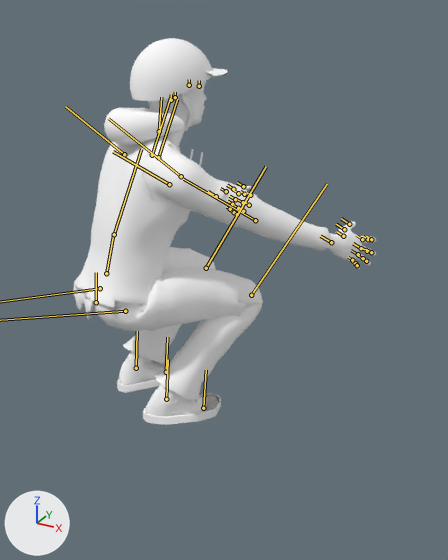
A saved change to the glTF model assets/models/rider.glb.
Camera for both pictures: a camera (50 mm lens) standing at (1.219, -1.39, 1.741) and looking at (0.254, 0.364, 0.864). Arrows for +X, +Y and +Z are at lower left; the lights stay in place. The picture after the commit comes second. Both versions are drawn at frame 0 of the action 'kickless'; the numbers are the values there. The bones that change, and the others that lie on the model, are drawn over the model as lines.

Objects in the first picture: 'arms_skin', 'body', 'hair', 'helmet_1', 'helmet_2', 'legs_skin', 'pants_0', 'pants_1', 'shoes_0', 'shoes_1', 'top_0', 'top_1', 'top_2'.
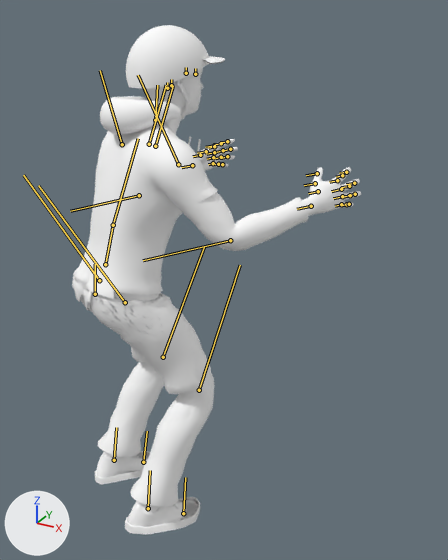
Edits to the bpy script that builds the scene:
```text
Change bone_pelvis:
    where bone_pelvis = bpy.data.objects['Armature'].pose.bones['pelvis']  # child of 'root'
    bone_pelvis.location: (0.0, -0.08, 0.02) -> (0.0, -0.05, 0.02)
Change bone_chest:
    where bone_chest = bpy.data.objects['Armature'].pose.bones['chest']  # child of 'spine'
    bone_chest.rotation_quaternion: (0.998, -0.07, 0.0, 0.0) -> (0.999, -0.052, 0.0, 0.0)  # degrees (-8, 0, 0) -> degrees (-6, 0, 0)
Change bone_neck:
    where bone_neck = bpy.data.objects['Armature'].pose.bones['neck']  # child of 'chest'
    bone_neck.rotation_quaternion: (0.99, 0.139, 0.0, 0.0) -> (0.993, 0.122, 0.0, 0.0)  # degrees (16, 0, 0) -> degrees (14, 0, 0)
Change bone_upperarm_l:
    where bone_upperarm_l = bpy.data.objects['Armature'].pose.bones['upperarm_l']  # child of 'clavicle_l'
    bone_upperarm_l.rotation_quaternion: (0.808, 0.587, 0.031, -0.042) -> (0.933, 0.339, 0.042, -0.115)  # degrees (72, 6, -2) -> degrees (39, 9, -11)
Change bone_lowerarm_l:
    where bone_lowerarm_l = bpy.data.objects['Armature'].pose.bones['lowerarm_l']  # child of 'upperarm_l'
    bone_lowerarm_l.rotation_quaternion: (0.998, 0.07, 0.0, 0.0) -> (0.799, 0.602, 0.0, 0.0)  # degrees (8, 0, 0) -> degrees (74, 0, 0)
Change bone_upperarm_r:
    where bone_upperarm_r = bpy.data.objects['Armature'].pose.bones['upperarm_r']  # child of 'clavicle_r'
    bone_upperarm_r.rotation_quaternion: (0.808, 0.587, -0.031, 0.042) -> (0.933, 0.339, -0.042, 0.115)  # degrees (72, -6, 2) -> degrees (39, -9, 11)
Change bone_lowerarm_r:
    where bone_lowerarm_r = bpy.data.objects['Armature'].pose.bones['lowerarm_r']  # child of 'upperarm_r'
    bone_lowerarm_r.rotation_quaternion: (0.998, 0.07, 0.0, 0.0) -> (0.799, 0.602, 0.0, 0.0)  # degrees (8, 0, 0) -> degrees (74, 0, 0)
Change bone_thigh_l:
    where bone_thigh_l = bpy.data.objects['Armature'].pose.bones['thigh_l']  # child of 'pelvis'
    bone_thigh_l.rotation_quaternion: (0.718, 0.694, 0.036, -0.038) -> (0.956, 0.292, 0.01, -0.033)  # degrees (88, 6, 0) -> degrees (34, 2, -3)
Change bone_shin_l:
    where bone_shin_l = bpy.data.objects['Armature'].pose.bones['shin_l']  # child of 'thigh_l'
    bone_shin_l.rotation_quaternion: (0.485, -0.875, 0.0, 0.0) -> (0.899, -0.438, 0.0, 0.0)  # degrees (-122, 0, 0) -> degrees (-52, 0, 0)
Change bone_foot_l:
    where bone_foot_l = bpy.data.objects['Armature'].pose.bones['foot_l']  # child of 'shin_l'
    bone_foot_l.rotation_quaternion: (0.956, 0.292, 0.0, 0.0) -> (0.99, 0.139, 0.0, 0.0)  # degrees (34, 0, 0) -> degrees (16, 0, 0)
Change bone_thigh_r:
    where bone_thigh_r = bpy.data.objects['Armature'].pose.bones['thigh_r']  # child of 'pelvis'
    bone_thigh_r.rotation_quaternion: (0.718, 0.694, -0.036, 0.038) -> (0.956, 0.292, -0.01, 0.033)  # degrees (88, -6, 0) -> degrees (34, -2, 3)
Change bone_shin_r:
    where bone_shin_r = bpy.data.objects['Armature'].pose.bones['shin_r']  # child of 'thigh_r'
    bone_shin_r.rotation_quaternion: (0.485, -0.875, 0.0, 0.0) -> (0.899, -0.438, 0.0, 0.0)  # degrees (-122, 0, 0) -> degrees (-52, 0, 0)
Change bone_foot_r:
    where bone_foot_r = bpy.data.objects['Armature'].pose.bones['foot_r']  # child of 'shin_r'
    bone_foot_r.rotation_quaternion: (0.956, 0.292, 0.0, 0.0) -> (0.99, 0.139, 0.0, 0.0)  # degrees (34, 0, 0) -> degrees (16, 0, 0)
```

Pixel boxes (x1, y1, x2, y2) of what changed, in the pictures (448 x 560 px):
'top_1', posed (7% narrower)
    before: (73, 108, 329, 319)
    after: (72, 96, 309, 310)
'pants_0', posed
    before: (98, 247, 263, 400)
    after: (82, 293, 215, 507)
'pants_1', posed
    before: (93, 248, 245, 331)
    after: (81, 293, 211, 394)
'helmet_1', posed
    before: (130, 38, 212, 131)
    after: (126, 25, 209, 119)
'body', posed
    before: (115, 81, 376, 308)
    after: (114, 68, 361, 299)
'shoes_1', posed (12% taller)
    before: (117, 351, 221, 425)
    after: (95, 451, 200, 534)
'shoes_0', posed (22% taller)
    before: (117, 358, 220, 425)
    after: (95, 452, 199, 534)
'legs_skin', posed (mostly hidden before)
    before: (132, 269, 246, 319)
    after: (128, 294, 191, 423)
'top_2', posed
    before: (105, 139, 175, 201)
    after: (102, 127, 171, 191)
'top_0', posed
    before: (74, 181, 227, 319)
    after: (73, 186, 218, 310)
'arms_skin', posed (mostly hidden)
    before: (326, 233, 338, 253)
    after: (235, 197, 321, 225)
'helmet_2', posed (mostly hidden)
    before: (206, 68, 228, 77)
    after: (204, 56, 225, 64)
bone 'pelvis', root to tip
    before: (96, 302) to (96, 272)
    after: (95, 294) to (95, 264)
bone 'chest', root to tip
    before: (114, 234) to (141, 149)
    after: (113, 225) to (138, 138)
bone 'neck', root to tip
    before: (159, 131) to (161, 97)
    after: (155, 120) to (157, 85)
bone 'upperarm_l', root to tip
    before: (124, 154) to (65, 106)
    after: (122, 144) to (100, 70)
bone 'lowerarm_l', root to tip
    before: (169, 184) to (113, 151)
    after: (139, 195) to (70, 211)
bone 'upperarm_r', root to tip
    before: (181, 176) to (108, 118)
    after: (178, 164) to (138, 75)
bone 'lowerarm_r', root to tip
    before: (255, 220) to (183, 179)
    after: (230, 240) to (143, 260)
bone 'shin_l', root to tip
    before: (206, 268) to (266, 166)
    after: (163, 357) to (204, 246)
bone 'foot_l', root to tip
    before: (136, 368) to (137, 331)
    after: (114, 460) to (116, 427)
bone 'shin_r', root to tip
    before: (251, 295) to (327, 184)
    after: (199, 390) to (240, 265)
bone 'foot_r', root to tip
    before: (166, 399) to (168, 359)
    after: (148, 508) to (150, 470)
